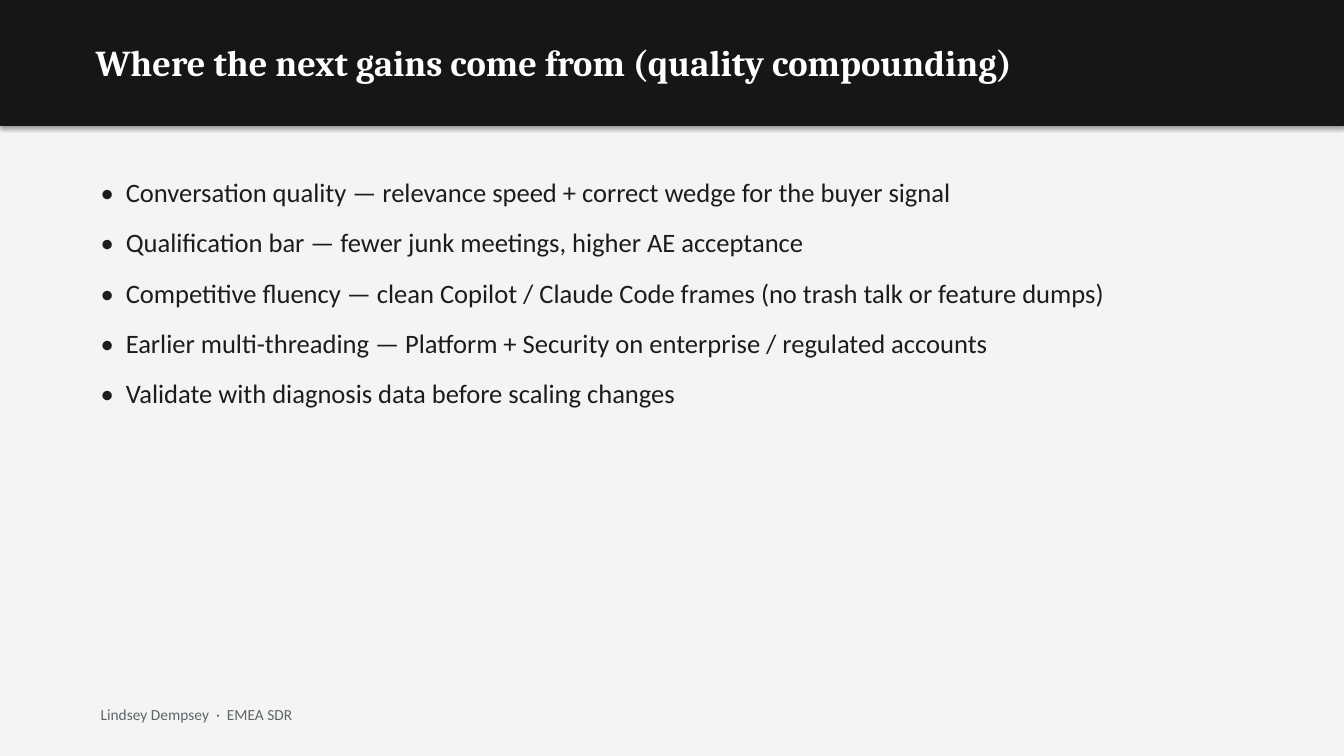
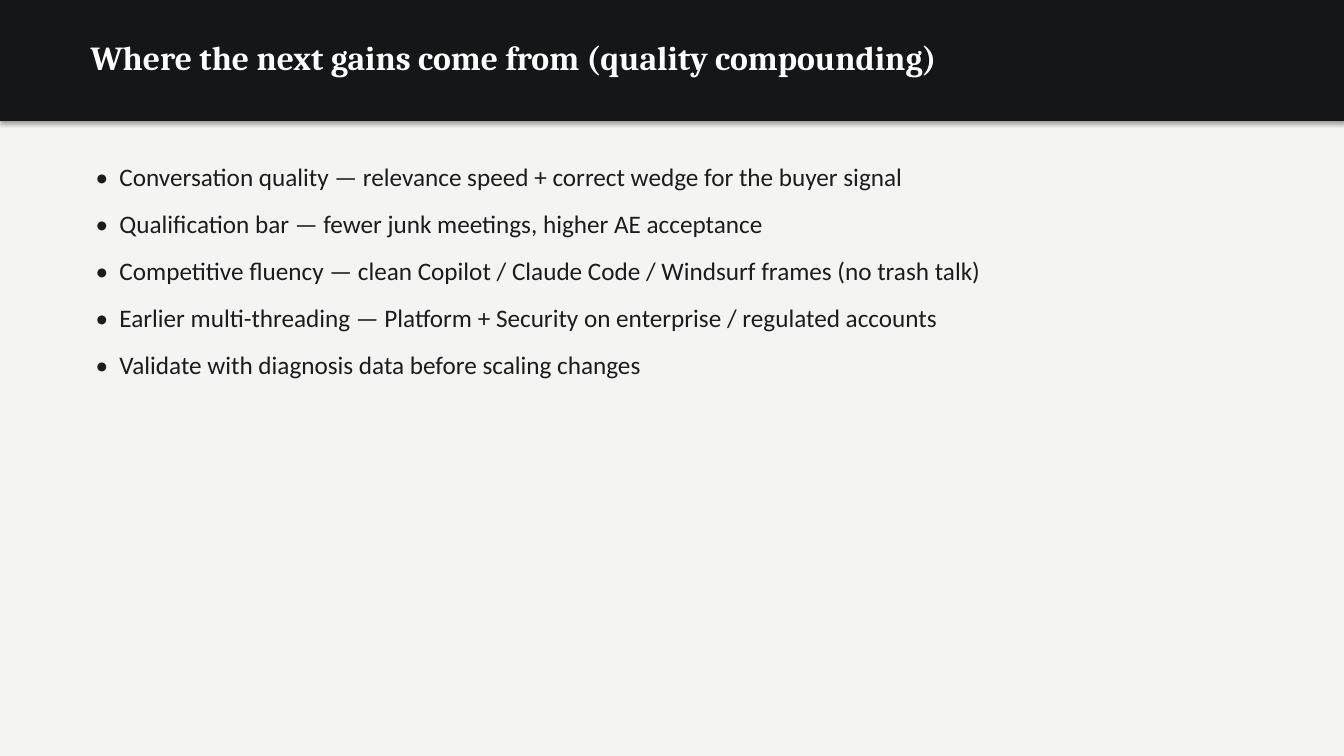
Before and after one commit to dempseli01-stack/lindsey, a slide deck: slide 7 of Lindsey_Presentation.pptx. Drawn at 1344x756 pixels with LibreOffice and Linux fonts; fonts in the diff are those of the drawing. Boxes give left, top, right and bottom in pixels: in the first picture for what was removed or moved away, otherwise in the second. Text is boxed around its words. In the diff, an @@ line names an element or a change of style, - is before the commit and + after.

```diff
--- a/Lindsey_Presentation.pptx
+++ b/Lindsey_Presentation.pptx
@@ rectangle: place and size @@
-rectangle at (0, 0, 1344, 126)
+rectangle at (0, 0, 1344, 121)
@@ text "Where the next gains come ..." at (91, 45, 936, 78): size 26 to 24 pt @@
@@ text "• Conversation quality — relevance ...": place and size @@
-text "• Conversation quality — relevance ..." at (126, 183, 1103, 408)
+text "• Conversation quality — relevance ..." at (119, 168, 980, 379)
@@ text at (119, 168, 937, 379): size 19 to 18 pt in "• Conversation quality — relevance speed + ...", "• Qualification bar — fewer junk meetings, ...", "• Earlier multi-threading — Platform + Security ...", "• Validate with diagnosis data before scaling ..."; less space between paragraphs @@
@@ text at (119, 261, 980, 284): text changed; size 19 to 18 pt @@
-• Competitive fluency — clean Copilot / Claude Code frames (no trash talk or feature dumps)
+• Competitive fluency — clean Copilot / Claude Code / Windsurf frames (no trash talk)
@@ text removed at (101, 709, 292, 723) @@
-Lindsey Dempsey · EMEA SDR
```
Also in this commit, not shown: 20 other slides changed, 3 other files.
